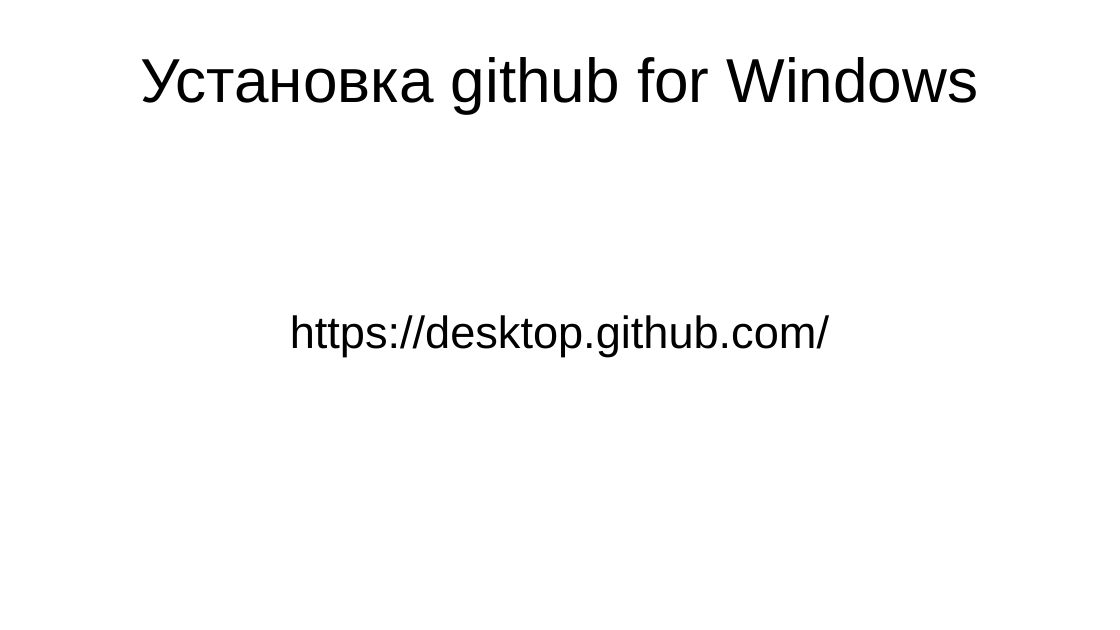
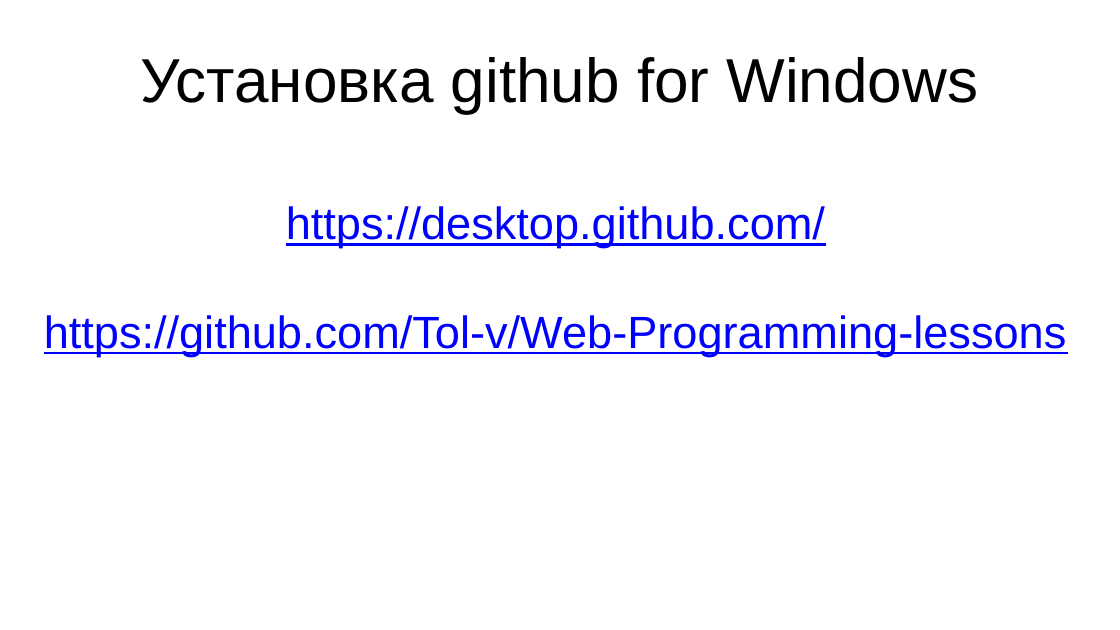
Before and after one commit to Sanchez0/Web-Programming-lessons, a slide deck: slide 1 of Занятие 2/Лекция 2.pptx. Drawn at 1120x630 pixels with LibreOffice and Linux fonts; fonts in the diff are those of the drawing. Boxes give left, top, right and bottom in pixels: in the first picture for what was removed or moved away, otherwise in the second. Text is boxed around its words. In the diff, an @@ line names an element or a change of style, - is before the commit and + after.

```diff
--- a/Занятие 2/Лекция 2.pptx
+++ b/Занятие 2/Лекция 2.pptx
@@ text "https://desktop.github.com/": place and size @@
-text "https://desktop.github.com/" at (290,315,829,356)
+text "https://desktop.github.com/" at (44,206,1067,356)
@@ text at (286,206,825,248): text colour #000000 to #0000FF, underline on in "https://desktop.github.com/" @@
@@ text at (44,315,1067,356): paragraph added @@
+https://github.com/Tol-v/Web-Programming-lessons
```
Also in this commit, not shown: 3 slides added, 1 slide removed, 1 other file.
